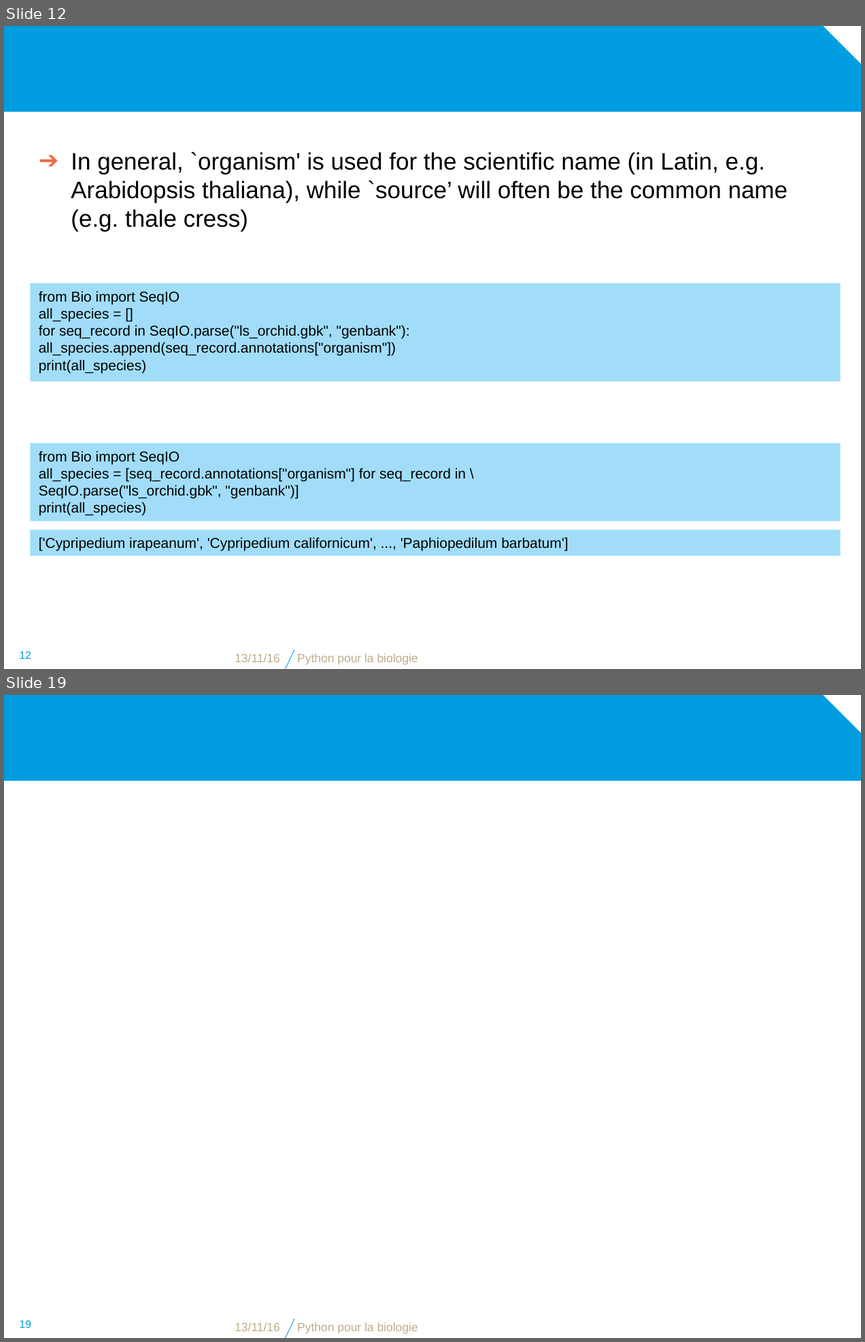
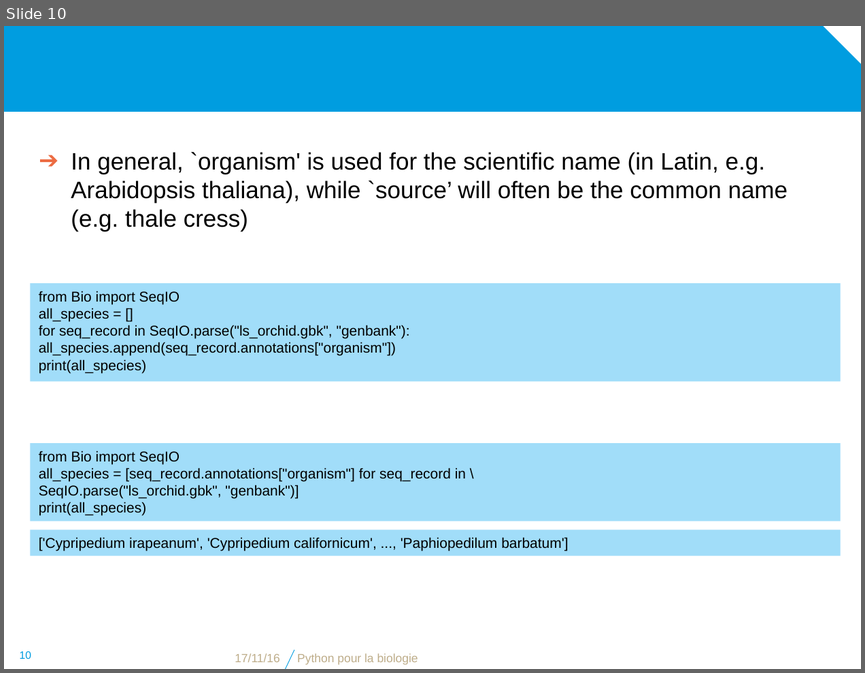
Before and after one commit to bdartigues/python_cnrs_formation, a slide deck: slides/python_biopython_Parsing_Object.pptx. Shown one above the other, each under a label of ours: slides 12 and 19 before the commit, slide 10 after it; the slides between them are not shown. The pictures are 865x1342 and 865x673 pixels, drawn with LibreOffice and Linux fonts; fonts in the diff are those of the drawing; background and template pictures are left out. Boxes give left, top, right and bottom in pixels: in the first picture for what was removed or moved away, otherwise in the second. Text is boxed around its words. In the diff, an @@ line names an element or a change of style, - is before the commit and + after.

```diff
--- a/slides/python_biopython_Parsing_Object.pptx
+++ b/slides/python_biopython_Parsing_Object.pptx
@@ slide 19 removed at bbox=[4, 695, 861, 1338], background #FFFFFF; not listed: 2 template elements that a slide beside it also shows @@
@@ page number removed at bbox=[20, 1320, 32, 1327] @@
-19
@@ text removed at bbox=[235, 1322, 280, 1331] @@
-13/11/16
@@ text removed at bbox=[297, 1322, 418, 1334] @@
-Python pour la biologie
@@ what was slide 12 is now slide 10 @@
@@ slide 10 changed as well @@
@@ page number at bbox=[20, 651, 32, 658]: text changed @@
-12
+10
@@ text at bbox=[235, 653, 280, 662]: text changed @@
-13/11/16
+17/11/16
```
Also in this commit, not shown: 17 other slides changed, 12 other slides removed, 1 other file.
